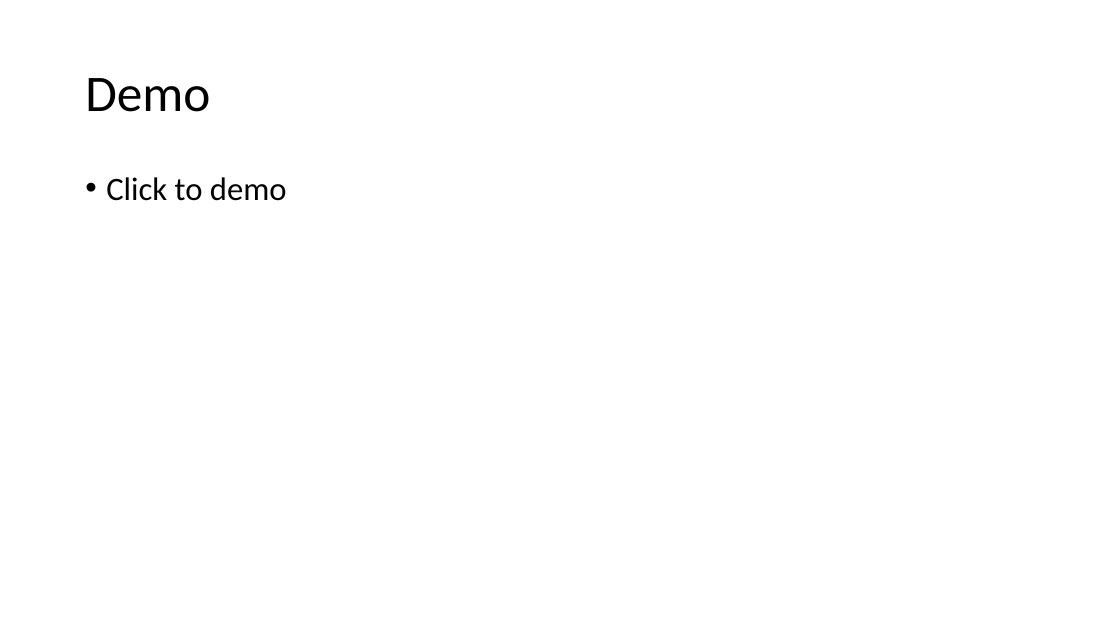
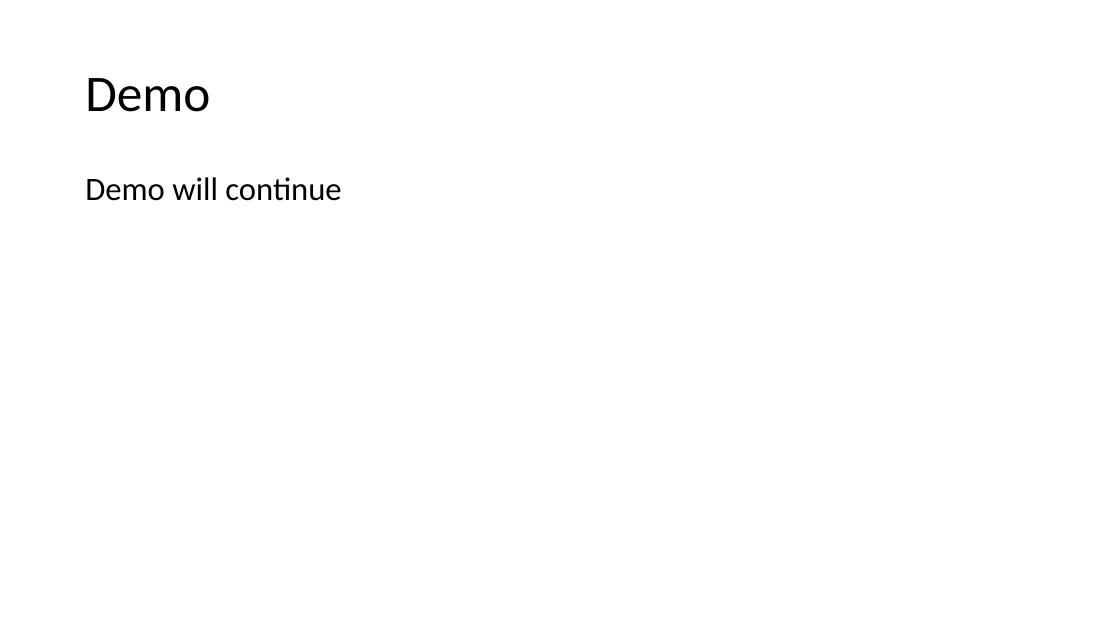
Before and after one commit to Ghebrehiywet/eShopper, a slide deck: slide 16 of docs/Presentation/eShopper Presentation.pptx (slide 10 before the commit). Drawn at 1120x630 pixels with LibreOffice and Linux fonts; fonts in the diff are those of the drawing. Boxes give left, top, right and bottom in pixels: in the first picture for what was removed or moved away, otherwise in the second. Text is boxed around its words. In the diff, an @@ line names an element or a change of style, - is before the commit and + after.

```diff
--- a/docs/Presentation/eShopper Presentation.pptx
+++ b/docs/Presentation/eShopper Presentation.pptx
@@ text at box(85, 177, 341, 201): text changed @@
-• Click to demo
+Demo will continue
```
Also in this commit, not shown: 3 other slides changed, 6 slides added, 8 other files.
